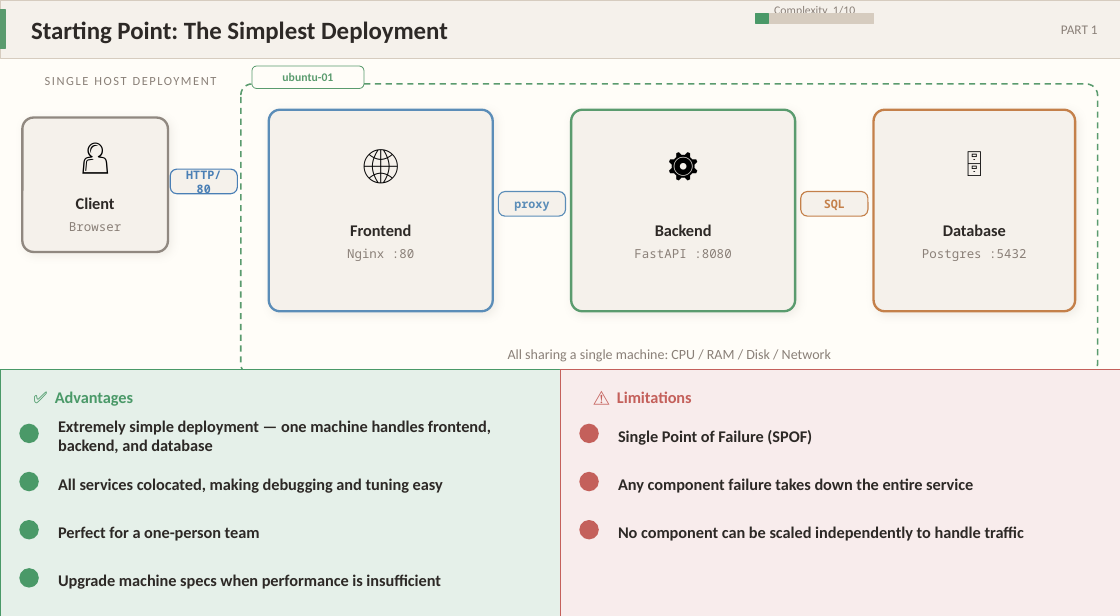
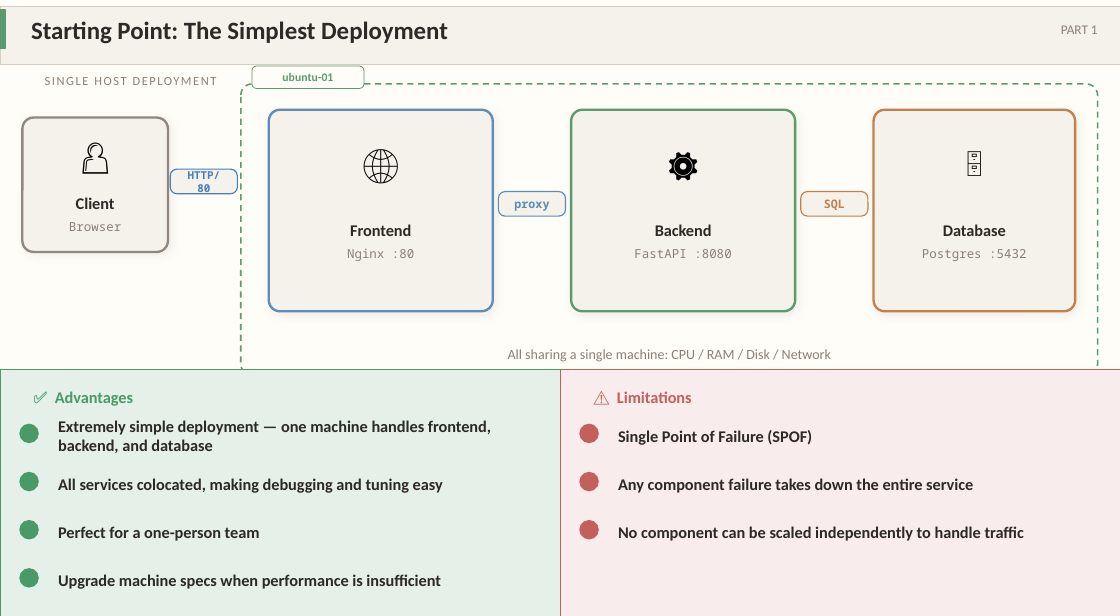
Before and after one commit to hwchiu/moslides, a slide deck: slide 3 of output/cloud_native_slides_final.pptx. Drawn at 1120x616 pixels with LibreOffice and Linux fonts; fonts in the diff are those of the drawing. Boxes give left, top, right and bottom in pixels: in the first picture for what was removed or moved away, otherwise in the second. Text is boxed around its words. In the diff, an @@ line names an element or a change of style, - is before the commit and + after.

Commit message:
update slides

```diff
--- a/output/cloud_native_slides_final.pptx
+++ b/output/cloud_native_slides_final.pptx
@@ rectangle: place and size @@
-rectangle at (0,0,1120,58)
+rectangle at (0,7,1120,65)
@@ rectangle removed at (756,13,874,24) @@
@@ rectangle removed at (756,13,767,24) @@
@@ text removed at (774,6,855,13) @@
-Complexity 1/10
@@ text "HTTP/80" at (188,169,221,196): size 7.5 to 7 pt @@
```
Also in this commit, not shown: 19 other slides changed, 5 other files.
